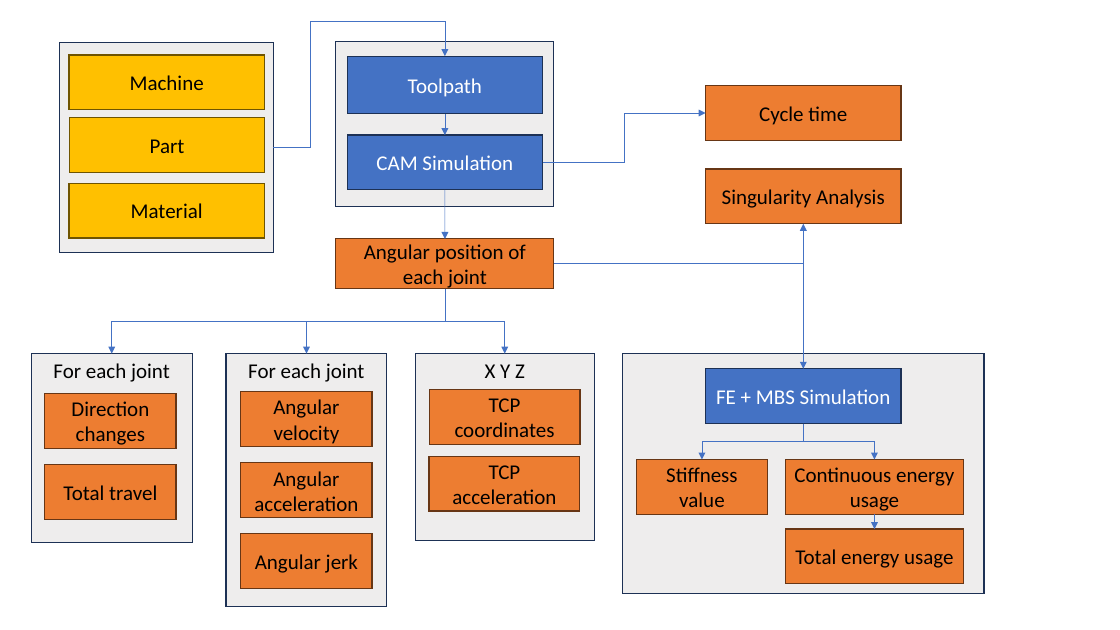
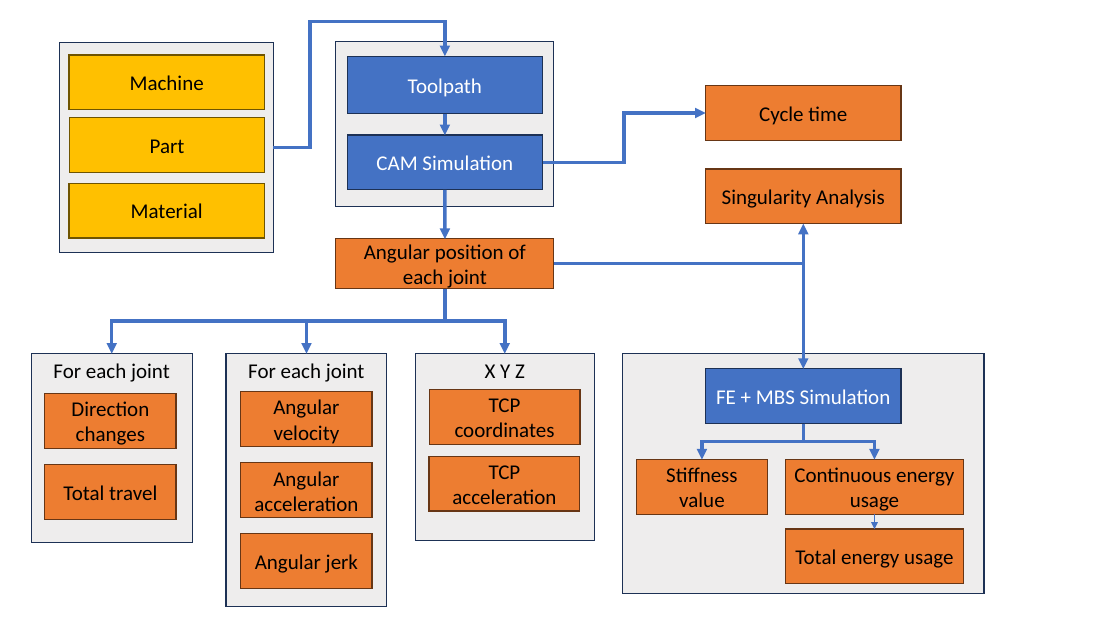
Before and after one commit to JanNalivaika/MASTERS-THESIS, a slide deck: slide 2 of Latex/figures/images.pptx. Drawn at 1120x630 pixels with LibreOffice and Linux fonts; fonts in the diff are those of the drawing. Boxes give left, top, right and bottom in pixels: in the first picture for what was removed or moved away, otherwise in the second. Text is boxed around its words. In the diff, an @@ line names an element or a change of style, - is before the commit and + after.

```diff
--- a/Latex/figures/images.pptx
+++ b/Latex/figures/images.pptx
@@ elbow arrow (273, 147) - (445, 56): stroke #4472C4 0.5 pt to #4472C4 3 pt @@
@@ arrow (445, 113) - (445, 135): stroke #4472C4 0.5 pt to #4472C4 3 pt @@
@@ elbow arrow (543, 162) - (706, 113): stroke #4472C4 0.5 pt to #4472C4 3 pt @@
@@ arrow (445, 190) - (445, 239): stroke #4472C4 0.5 pt to #4472C4 3 pt @@
@@ elbow arrow (554, 264) - (803, 224): stroke #4472C4 0.5 pt to #4472C4 3 pt @@
@@ elbow arrow (554, 264) - (803, 369): stroke #4472C4 0.5 pt to #4472C4 3 pt @@
@@ elbow arrow (445, 288) - (112, 354): stroke #4472C4 0.5 pt to #4472C4 3 pt @@
@@ elbow arrow (445, 288) - (307, 354): stroke #4472C4 0.5 pt to #4472C4 3 pt @@
@@ elbow arrow (445, 288) - (505, 354): stroke #4472C4 0.5 pt to #4472C4 3 pt @@
@@ elbow arrow (803, 423) - (702, 460): stroke #4472C4 0.5 pt to #4472C4 3 pt @@
@@ elbow arrow (803, 423) - (875, 460): stroke #4472C4 0.5 pt to #4472C4 3 pt @@
```
Also in this commit, not shown: 1 other slide changed, 5 slides added, 17 other files.
